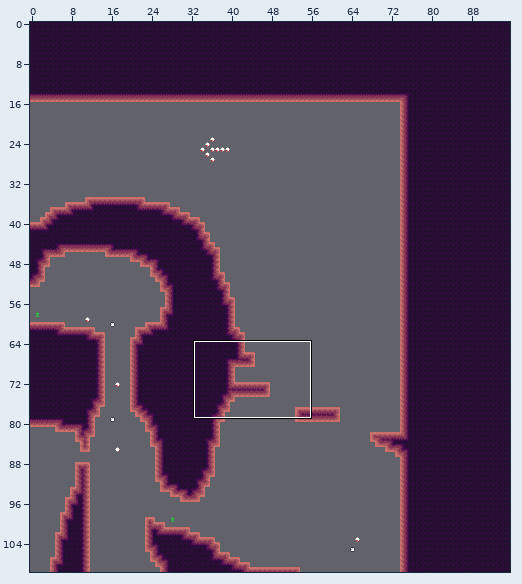
A Tiled map gets an edit: mapping_tools/tilemaps/dirt4.tmx. The first picture is a wide view before the edit; the outline marks the close-up.
Close-up. First the earlier version:
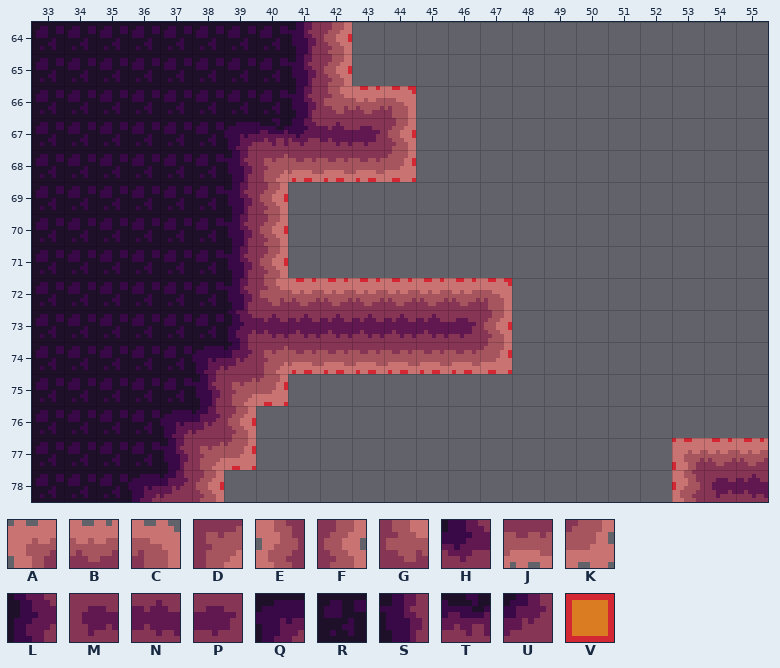
Cells are 8x8 px. Shown: x 33..55, y 64..78. The commit also changed other parts of the map, which this record leaves out.
Key: from "dirt": A 0, B 1, C 2, D 3, E 13, F 15, G 16, H 24, J 27, K 28, L 35, M 45, N 47, P 48, Q 60, R 63, S 64, T 76, U 77; from "tools": V 1 "ground".
_ is an empty cell, # one hidden under a higher layer.
Layers that did not change in this view are not listed.
Layer "draft" before, first column x 33:
64 #########V_____________
65 #########V_____________
66 ##########VV___________
67 ###########V___________
68 ########VVVV___________
69 #######V_______________
70 #######V_______________
71 #######V_______________
72 ########VVVVVVV________
73 ##############V________
74 ########VVVVVVV________
75 #######V_______________
76 ######V________________
77 ######V_____________VVV
78 #####V______________V##
Layer "map" before, first column x 33:
64 RRRRRRRRSF_____________
65 RRRRRRRRSF_____________
66 RRRRRRRRSGBC___________
67 RRRRRRQTHNPF___________
68 RRRRRRSDJJJK___________
69 RRRRRRSF_______________
70 RRRRRRSF_______________
71 RRRRRRSF_______________
72 RRRRRRSGBBBBBBC________
73 RRRRRRLNNNNNNPF________
74 RRRRRQUDJJJJJJK________
75 RRRRRSDK_______________
76 RRRRQUF________________
77 RRRRSDK_____________ABB
78 RRRQUF______________EMN
The same view after the edit:
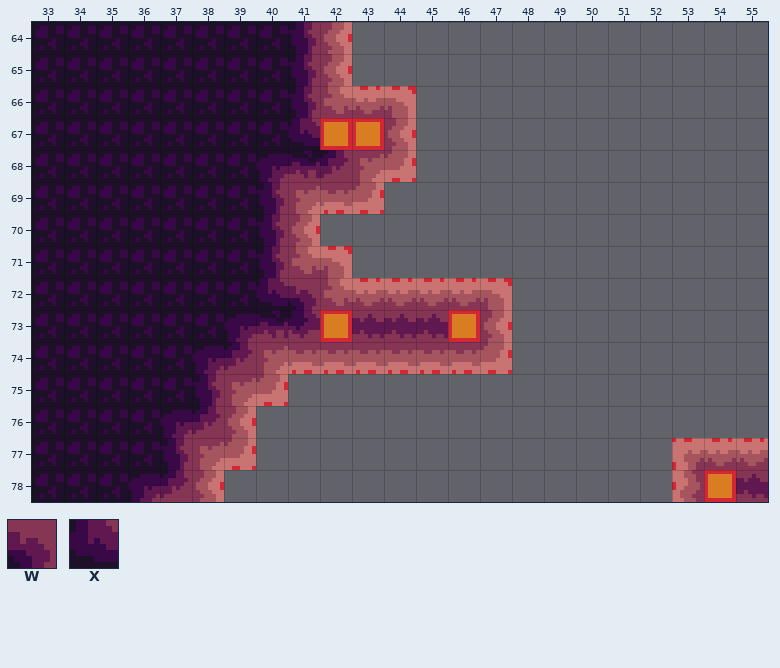
Further tiles: from "dirt": W 51, X 73.
What changed:
Layer "draft":
The author put tile V in row 69 at x 42 to 43; in row 70 at x 41; in row 71 at x 42.
Layer "map":
The author put tile C in row 71 at x 42.
Tile J becomes tile D in row 68 at x 43.
The author put tile D in row 69 at x 41.
The author put tile F in row 70 at x 41.
Tile B becomes tile G in row 72 at x 42.
The author put tile G in row 71 at x 41.
Tile N becomes tile H in row 73 at x 41.
The author put tile J in row 69 at x 42.
The author put tile K in row 69 at x 43.
Tile D becomes tile Q in row 68 at x 40.
Tile L becomes tile Q in row 73 at x 39.
Tile Q becomes tile R in row 67 at x 39.
Tile S becomes tile R in rows 68 to 72 at x 39.
Tile T becomes tile R in row 67 at x 40.
Tile F becomes tile S in rows 69 to 71 at x 40.
Tile J becomes tile T in row 68 at x 41.
Tile N becomes tile T in row 73 at x 40.
Tile J becomes tile U in row 68 at x 42.
Tile B becomes tile W in row 72 at x 41.
Tile G becomes tile X in row 72 at x 40.
Tile H becomes tile X in row 67 at x 41.
The edit erases tile M in row 78 at x 54.
The edit erases tile N in row 67 at x 42; in row 73 at x 42.
The edit erases tile P in row 67 at x 43; in row 73 at x 46.
Boxes around the changes in both close-ups, in picture pixels (x1, y1, x2, y2):
changed: (224, 118, 384, 342)
removed: (448, 310, 480, 342)
removed: (704, 470, 736, 502)
